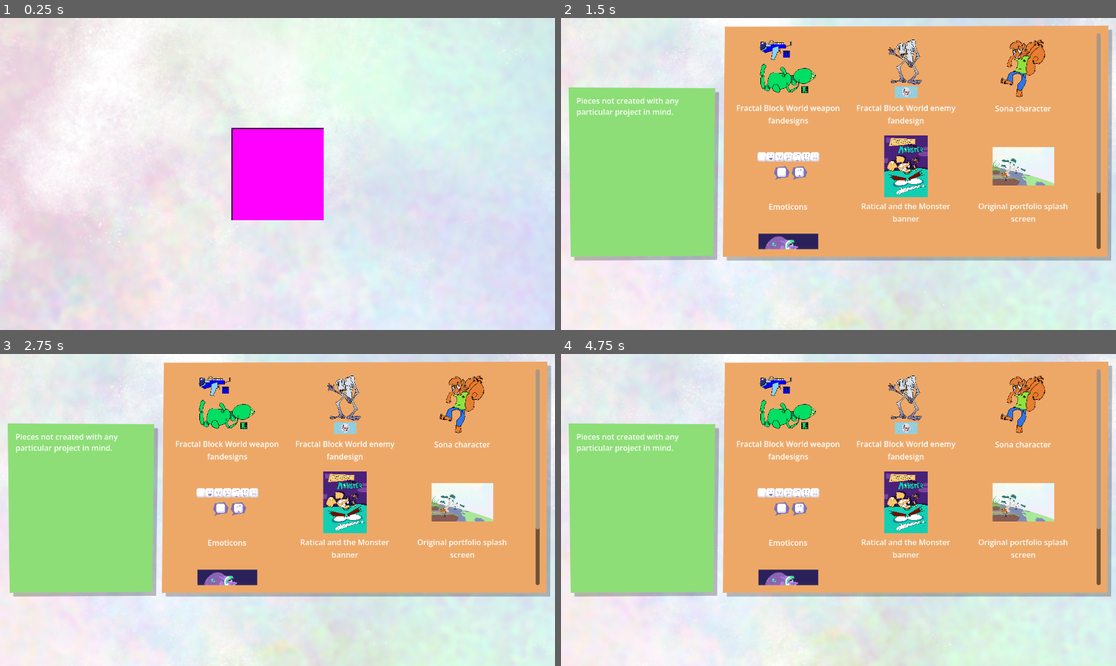
Above: before the commit, frames 1-4 (two rows, left to right).
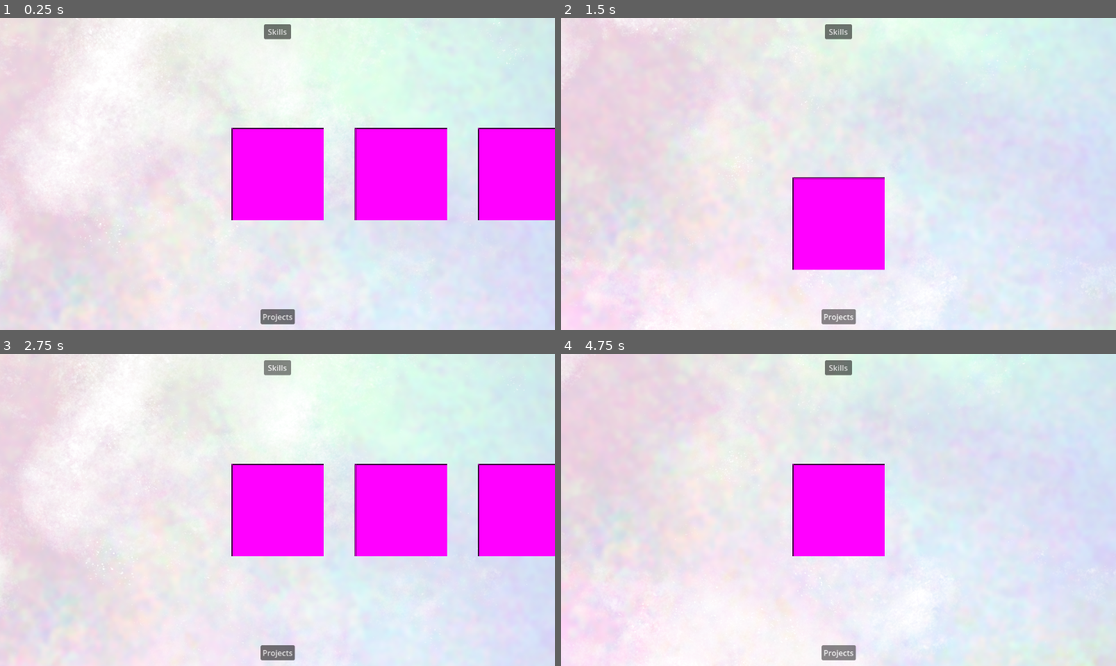
Above: after the commit, the same moments.

Repository: JumboDS64/PortfolioSite
Game: Godot game, scene res://main.tscn
Same seed, same stepped clock (60 frames per second), same inputs: the game is played once before the commit and once after it.
Inputs (mouse positions are in pixels of both pictures, inside the frame that each line leads up to):
- Up to frame 1 (0.25 s): no input
- Up to frame 2 (1.5 s): click (838, 30) at 0.5 s, where only the run after the commit has a clickable "Skills"; click (838, 317) at 1.25 s, where only the run after the commit has a clickable "Projects"
- Up to frame 3 (2.75 s): click (277, 366) at 2 s, where only the run after the commit has a clickable "Skills"
- Up to frame 4 (4.75 s): click (838, 653) at 2.75 s, where only the run after the commit has a clickable "Projects"; click (838, 366) at 3.5 s, where only the run after the commit has a clickable "Skills"; click (838, 653) at 4.25 s, where only the run after the commit has a clickable "Projects"

The runs differ from the first frame. In frame 1, 9.6% of the frame differs, in the area x 46-100%, y 2-99%; in frame 2, 74%, in the area x 0-100%, y 0-100%; in frame 3, 73%; in frame 4, 74%.

Commit message:
main menu

Diff:
--- /dev/null
+++ b/assets/themes/null_back.svg
@@ -0,0 +1,81 @@
+<?xml version="1.0" encoding="UTF-8" standalone="no"?>
+<!-- Created with Inkscape (http://www.inkscape.org/) -->
+
+<svg
+   width="336"
+   height="112"
+   viewBox="0 0 88.899993 29.633333"
+   version="1.1"
+   id="svg5"
+   inkscape:version="1.2.1 (9c6d41e410, 2022-07-14)"
+   sodipodi:docname="null_back.svg"
+   inkscape:export-filename="null_back.png"
+   inkscape:export-xdpi="96"
+   inkscape:export-ydpi="96"
+   xmlns:inkscape="http://www.inkscape.org/namespaces/inkscape"
+   xmlns:sodipodi="http://sodipodi.sourceforge.net/DTD/sodipodi-0.dtd"
+   xmlns="http://www.w3.org/2000/svg"
+   xmlns:svg="http://www.w3.org/2000/svg">
+  <sodipodi:namedview
+     id="namedview7"
+     pagecolor="#404040"
+     bordercolor="#000000"
+     borderopacity="0.25"
+     inkscape:showpageshadow="2"
+     inkscape:pageopacity="0"
+     inkscape:pagecheckerboard="true"
+     inkscape:deskcolor="#d1d1d1"
+     inkscape:document-units="px"
+     showgrid="true"
+     inkscape:zoom="2.8284271"
+     inkscape:cx="151.85118"
+     inkscape:cy="67.705474"
+     inkscape:window-width="1808"
+     inkscape:window-height="739"
+     inkscape:window-x="89"
+     inkscape:window-y="571"
+     inkscape:window-maximized="0"
+     inkscape:current-layer="layer1">
+    <inkscape:grid
+       type="xygrid"
+       id="grid1412"
+       empspacing="16"
+       color="#737373"
+       opacity="0.14901961"
+       empcolor="#737373"
+       empopacity="0.30196078"
+       originx="1.0058594e-06"
+       originy="-1.75293e-06" />
+  </sodipodi:namedview>
+  <defs
+     id="defs2" />
+  <g
+     inkscape:label="Layer 1"
+     inkscape:groupmode="layer"
+     id="layer1">
+    <path
+       style="font-variation-settings:normal;opacity:1;vector-effect:none;fill:#eda868;fill-opacity:1;stroke-width:0.499999;stroke-linecap:butt;stroke-linejoin:miter;stroke-miterlimit:4;stroke-dasharray:none;stroke-dashoffset:0;stroke-opacity:1;-inkscape-stroke:none;stop-color:#000000;stop-opacity:1"
+       d="M 3.5595034,4.5606137 3.893207,25.583931 25.583931,25.8064 26.140104,3.5595034 Z"
+       id="path47828" />
+    <path
+       style="font-variation-settings:normal;opacity:1;vector-effect:none;fill:#ffffff;fill-opacity:1;stroke-width:0.499999;stroke-linecap:butt;stroke-linejoin:miter;stroke-miterlimit:4;stroke-dasharray:none;stroke-dashoffset:0;stroke-opacity:1;-inkscape-stroke:none;stop-color:#000000;stop-opacity:1"
+       d="M 14.849804,6.5072172 4.9499346,15.12789 14.961038,23.248007 13.904311,17.7419 l 9.343696,0.889876 0.389321,-7.897648 -9.899869,2.113455 z"
+       id="path47958" />
+    <path
+       style="font-variation-settings:normal;vector-effect:none;fill:#ffffff;fill-opacity:1;stroke-width:0.499999;stroke-linecap:butt;stroke-linejoin:miter;stroke-miterlimit:4;stroke-dasharray:none;stroke-dashoffset:0;stroke-opacity:1;-inkscape-stroke:none;stop-color:#000000"
+       d="M 33.192828,4.5606137 33.526532,25.583931 55.217255,25.8064 55.773428,3.5595034 Z"
+       id="path47828-8" />
+    <path
+       style="font-variation-settings:normal;opacity:1;vector-effect:none;fill:#eda868;fill-opacity:1;stroke-width:0.499999;stroke-linecap:butt;stroke-linejoin:miter;stroke-miterlimit:4;stroke-dasharray:none;stroke-dashoffset:0;stroke-opacity:1;-inkscape-stroke:none;stop-color:#000000;stop-opacity:1"
+       d="m 44.483128,6.5072172 -9.899869,8.6206728 10.011103,8.120117 -1.056727,-5.506107 9.343696,0.889876 0.389321,-7.897648 -9.899869,2.113455 z"
+       id="path47958-9" />
+    <path
+       style="font-variation-settings:normal;vector-effect:none;fill:#ffffff;fill-opacity:1;stroke-width:0.499999;stroke-linecap:butt;stroke-linejoin:miter;stroke-miterlimit:4;stroke-dasharray:none;stroke-dashoffset:0;stroke-opacity:1;-inkscape-stroke:none;stop-color:#000000"
+       d="M 63.884486,5.6189469 64.21819,26.642265 85.908913,26.864734 86.465086,4.6178366 Z"
+       id="path47828-8-8" />
+    <path
+       style="font-variation-settings:normal;vector-effect:none;fill:#eda868;fill-opacity:1;stroke-width:0.499999;stroke-linecap:butt;stroke-linejoin:miter;stroke-miterlimit:4;stroke-dasharray:none;stroke-dashoffset:0;stroke-opacity:1;-inkscape-stroke:none;stop-color:#000000"
+       d="m 75.174786,7.5655504 -9.899869,8.6206736 10.011103,8.120117 -1.056727,-5.506107 9.343696,0.889876 0.389321,-7.897648 -9.899869,2.113455 z"
+       id="path47958-9-1" />
+  </g>
+</svg>
--- /dev/null
+++ b/assets/themes/null_ui.svg
@@ -0,0 +1,108 @@
+<?xml version="1.0" encoding="UTF-8" standalone="no"?>
+<!-- Created with Inkscape (http://www.inkscape.org/) -->
+
+<svg
+   width="1152"
+   height="512"
+   viewBox="0 0 304.79998 135.46667"
+   version="1.1"
+   id="svg5"
+   inkscape:version="1.2.1 (9c6d41e410, 2022-07-14)"
+   sodipodi:docname="null_ui.svg"
+   inkscape:export-filename="null_ui.png"
+   inkscape:export-xdpi="96"
+   inkscape:export-ydpi="96"
+   xmlns:inkscape="http://www.inkscape.org/namespaces/inkscape"
+   xmlns:sodipodi="http://sodipodi.sourceforge.net/DTD/sodipodi-0.dtd"
+   xmlns:xlink="http://www.w3.org/1999/xlink"
+   xmlns="http://www.w3.org/2000/svg"
+   xmlns:svg="http://www.w3.org/2000/svg">
+  <sodipodi:namedview
+     id="namedview7"
+     pagecolor="#404040"
+     bordercolor="#000000"
+     borderopacity="0.25"
+     inkscape:showpageshadow="2"
+     inkscape:pageopacity="0"
+     inkscape:pagecheckerboard="true"
+     inkscape:deskcolor="#d1d1d1"
+     inkscape:document-units="px"
+     showgrid="true"
+     inkscape:zoom="1"
+     inkscape:cx="343.5"
+     inkscape:cy="260"
+     inkscape:window-width="1884"
+     inkscape:window-height="930"
+     inkscape:window-x="413"
+     inkscape:window-y="352"
+     inkscape:window-maximized="0"
+     inkscape:current-layer="g49263">
+    <inkscape:grid
+       type="xygrid"
+       id="grid1412"
+       empspacing="16"
+       color="#737373"
+       opacity="0.14901961"
+       empcolor="#737373"
+       empopacity="0.30196078"
+       originx="0"
+       originy="0" />
+  </sodipodi:namedview>
+  <defs
+     id="defs2">
+    <clipPath
+       clipPathUnits="userSpaceOnUse"
+       id="clipPath49265">
+      <use
+         x="0"
+         y="0"
+         xlink:href="#g49261"
+         id="use49267" />
+    </clipPath>
+  </defs>
+  <g
+     inkscape:label="Layer 1"
+     inkscape:groupmode="layer"
+     id="layer1">
+    <path
+       id="rect55051-3"
+       style="fill:#000000;stroke-width:0.499999;stop-color:#000000;fill-opacity:0.25"
+       d="M 92.07498,6.8791666 302.68333,6.3499999 302.15416,133.35001 H 91.016647 Z"
+       sodipodi:nodetypes="ccccc" />
+    <path
+       id="rect55051"
+       style="opacity:1;fill:#eda868;stroke-width:0.499999;stop-color:#000000;stop-opacity:1"
+       d="M 89.958312,4.7624998 300.56665,4.2333331 300.03748,131.23333 H 88.899979 Z"
+       sodipodi:nodetypes="ccccc" />
+    <g
+       id="g49236"
+       style="opacity:0.25">
+      <path
+         id="rect56585-2"
+         style="fill:#000000;stroke-width:0.499999;stop-color:#000000;font-variation-settings:normal;opacity:1;vector-effect:none;fill-opacity:1;stroke-linecap:butt;stroke-linejoin:miter;stroke-miterlimit:4;stroke-dasharray:none;stroke-dashoffset:0;stroke-opacity:1;-inkscape-stroke:none;stop-opacity:1"
+         d="M 6.3499999,40.216666 86.783335,40.745833 85.725002,132.82084 7.4083332,133.35001 Z"
+         sodipodi:nodetypes="ccccc" />
+      <path
+         style="font-variation-settings:normal;vector-effect:none;fill:#000000;fill-opacity:1;stroke-width:0.499999;stroke-linecap:butt;stroke-linejoin:miter;stroke-miterlimit:4;stroke-dasharray:none;stroke-dashoffset:0;stroke-opacity:1;-inkscape-stroke:none;stop-color:#000000"
+         d="m 5.6761698,112.51057 0.3337036,21.02332 21.6907256,0.22247 0.556173,-22.2469 z"
+         id="path47828-4" />
+    </g>
+    <g
+       id="g49263"
+       clip-path="url(#clipPath49265)">
+      <g
+         inkscape:label="Clip"
+         id="g49261">
+        <path
+           id="rect56585"
+           style="opacity:1;fill:#8dde77;stroke-width:0.920139;stop-color:#000000;stop-opacity:1"
+           d="M 4.2333331,38.099998 84.666667,38.629165 83.608334,130.70416 5.2916664,131.23333 Z"
+           sodipodi:nodetypes="ccccc" />
+      </g>
+      <path
+         style="font-variation-settings:normal;vector-effect:none;fill:#000000;fill-opacity:0.25;stroke-width:0.499999;stroke-linecap:butt;stroke-linejoin:miter;stroke-miterlimit:4;stroke-dasharray:none;stroke-dashoffset:0;stroke-opacity:1;-inkscape-stroke:none;stop-color:#000000"
+         d="m 4.6178364,111.45223 0.3337036,21.02332 21.690725,0.22247 0.556173,-22.2469 z"
+         id="path47828-4-8" />
+    </g>
+  </g>
+</svg>
--- a/assets/themes/universe_null.svg
+++ /dev/null
@@ -1,74 +0,0 @@
-<?xml version="1.0" encoding="UTF-8" standalone="no"?>
-<!-- Created with Inkscape (http://www.inkscape.org/) -->
-
-<svg
-   width="1152"
-   height="512"
-   viewBox="0 0 304.79998 135.46667"
-   version="1.1"
-   id="svg5"
-   inkscape:version="1.2.1 (9c6d41e410, 2022-07-14)"
-   sodipodi:docname="universe_base.svg"
-   xmlns:inkscape="http://www.inkscape.org/namespaces/inkscape"
-   xmlns:sodipodi="http://sodipodi.sourceforge.net/DTD/sodipodi-0.dtd"
-   xmlns="http://www.w3.org/2000/svg"
-   xmlns:svg="http://www.w3.org/2000/svg">
-  <sodipodi:namedview
-     id="namedview7"
-     pagecolor="#404040"
-     bordercolor="#000000"
-     borderopacity="0.25"
-     inkscape:showpageshadow="2"
-     inkscape:pageopacity="0"
-     inkscape:pagecheckerboard="true"
-     inkscape:deskcolor="#d1d1d1"
-     inkscape:document-units="px"
-     showgrid="false"
-     inkscape:zoom="0.70710678"
-     inkscape:cx="485.78236"
-     inkscape:cy="272.94322"
-     inkscape:window-width="1884"
-     inkscape:window-height="930"
-     inkscape:window-x="413"
-     inkscape:window-y="352"
-     inkscape:window-maximized="0"
-     inkscape:current-layer="layer1">
-    <inkscape:grid
-       type="xygrid"
-       id="grid1412"
-       empspacing="16"
-       color="#737373"
-       opacity="0.14901961"
-       empcolor="#737373"
-       empopacity="0.30196078"
-       originx="0"
-       originy="0" />
-  </sodipodi:namedview>
-  <defs
-     id="defs2" />
-  <g
-     inkscape:label="Layer 1"
-     inkscape:groupmode="layer"
-     id="layer1">
-    <path
-       id="rect55051-3"
-       style="fill:#000000;stroke-width:0.499999;stop-color:#000000;fill-opacity:0.25"
-       d="M 92.07498,6.8791666 302.68333,6.3499999 302.15416,133.35001 H 91.016647 Z"
-       sodipodi:nodetypes="ccccc" />
-    <path
-       id="rect55051"
-       style="opacity:1;fill:#eda868;stroke-width:0.499999;stop-color:#000000;stop-opacity:1"
-       d="M 89.958312,4.7624998 300.56665,4.2333331 300.03748,131.23333 H 88.899979 Z"
-       sodipodi:nodetypes="ccccc" />
-    <path
-       id="rect56585-2"
-       style="fill:#000000;stroke-width:0.499999;stop-color:#000000;font-variation-settings:normal;opacity:1;vector-effect:none;fill-opacity:0.25;stroke-linecap:butt;stroke-linejoin:miter;stroke-miterlimit:4;stroke-dasharray:none;stroke-dashoffset:0;stroke-opacity:1;-inkscape-stroke:none;stop-opacity:1"
-       d="M 6.3499999,40.216666 86.783335,40.745833 85.725002,132.82084 7.4083332,133.35001 Z"
-       sodipodi:nodetypes="ccccc" />
-    <path
-       id="rect56585"
-       style="opacity:1;fill:#8dde77;stroke-width:0.920139;stop-color:#000000;stop-opacity:1"
-       d="M 4.2333331,38.099998 84.666667,38.629165 83.608334,130.70416 5.2916664,131.23333 Z"
-       sodipodi:nodetypes="ccccc" />
-  </g>
-</svg>
--- a/main.gd
+++ b/main.gd
@@ -7,7 +7,7 @@
 	Global.load_data()
 	#print(Global.piecesSorted_project)
 	#print(Global.piecesSorted_skill)
-	set_mode("selectProject")
+	set_mode("mainmenu")
 
 func set_mode(path):
 	remove_child(mode)
--- a/main.tscn
+++ b/main.tscn
@@ -1,10 +1,10 @@
-[gd_scene load_steps=3 format=3 uid="uid://dnny3lh3uglue"]
+[gd_scene format=3 uid="uid://dnny3lh3uglue"]
 
 [ext_resource type="Script" uid="uid://bv8qicp3v3iv7" path="res://main.gd" id="1_ig7tw"]
 [ext_resource type="Script" uid="uid://c1pm4fhweffgs" path="res://scenes/modes/mode.gd" id="2_0xm2m"]
 
-[node name="main" type="Node"]
+[node name="main" type="Node" unique_id=1319787433]
 script = ExtResource("1_ig7tw")
 
-[node name="mode_none" type="Node" parent="."]
+[node name="mode_none" type="Node" parent="." unique_id=421412656]
 script = ExtResource("2_0xm2m")
--- a/project.godot
+++ b/project.godot
@@ -8,11 +8,15 @@
 
 config_version=5
 
+[animation]
+
+compatibility/default_parent_skeleton_in_mesh_instance_3d=true
+
 [application]
 
 config/name="PortfolioSite"
 run/main_scene="uid://dnny3lh3uglue"
-config/features=PackedStringArray("4.4", "Forward Plus")
+config/features=PackedStringArray("4.6", "Forward Plus")
 config/icon="res://icon.svg"
 
 [autoload]
--- /dev/null
+++ b/scenes/modes/mode_mainmenu.gd
@@ -0,0 +1,31 @@
+extends Mode
+
+var tween
+var camera_2d
+var selbar_skills
+var selbar_projects
+var selbarSelected
+const TWEENTIME = 0.5
+
+func _ready():
+	camera_2d = $camera_2d
+	selbar_skills = $selbar_skills
+	selbar_projects = $selbar_projects
+
+func _process(delta):
+	pass
+
+func pressSkills():
+	if(selbarSelected == selbar_skills): return
+	else: tweenToSelbar(selbar_skills)
+
+func pressProjects():
+	if(selbarSelected == selbar_projects): return
+	else: tweenToSelbar(selbar_projects)
+
+func tweenToSelbar(bar):
+	selbarSelected = bar
+	tween = get_tree().create_tween()
+	tween.set_trans(Tween.TransitionType.TRANS_QUART)
+	tween.set_ease(Tween.EaseType.EASE_OUT)
+	tween.tween_property(camera_2d, "global_position", selbarSelected.global_position, TWEENTIME)
--- /dev/null
+++ b/scenes/modes/mode_mainmenu.tscn
@@ -0,0 +1,69 @@
+[gd_scene format=3 uid="uid://ce8gwym5rlmy8"]
+
+[ext_resource type="Script" uid="uid://61uakgsmmwx0" path="res://scenes/modes/mode_mainmenu.gd" id="1_x4u1v"]
+[ext_resource type="PackedScene" uid="uid://df0xomm3hogj5" path="res://scenes/gfx/darkworld.tscn" id="2_aiyik"]
+[ext_resource type="Script" uid="uid://ccmefr0i6tmtw" path="res://scenes/modes/selbar.gd" id="3_shc7w"]
+[ext_resource type="PackedScene" uid="uid://bh8kv4aela35l" path="res://scenes/entities_multiverse/universe.tscn" id="4_2qnw0"]
+
+[node name="mode_mainmenu" type="Node" unique_id=1110705265]
+script = ExtResource("1_x4u1v")
+
+[node name="camera_2d" type="Camera2D" parent="." unique_id=925793332]
+z_index = 4096
+position = Vector2(576, 324)
+
+[node name="darkworld" parent="camera_2d" unique_id=1830379688 instance=ExtResource("2_aiyik")]
+z_as_relative = false
+position = Vector2(-576, -324)
+
+[node name="button_skills" type="Button" parent="camera_2d" unique_id=73695524]
+anchors_preset = 15
+anchor_right = 1.0
+anchor_bottom = 1.0
+offset_left = -28.0
+offset_top = -311.5
+offset_right = 28.0
+offset_bottom = -280.5
+grow_horizontal = 2
+grow_vertical = 2
+size_flags_vertical = 0
+text = "Skills
+"
+
+[node name="button_projects" type="Button" parent="camera_2d" unique_id=153298330]
+anchors_preset = 15
+anchor_right = 1.0
+anchor_bottom = 1.0
+offset_left = -28.0
+offset_top = 280.5
+offset_right = 28.0
+offset_bottom = 311.5
+grow_horizontal = 2
+grow_vertical = 2
+size_flags_vertical = 0
+text = "Projects"
+
+[node name="selbar_skills" type="Node2D" parent="." unique_id=1598485709]
+position = Vector2(576, 324)
+script = ExtResource("3_shc7w")
+
+[node name="universe" parent="selbar_skills" unique_id=1338072341 instance=ExtResource("4_2qnw0")]
+category = "null"
+
+[node name="universe2" parent="selbar_skills" unique_id=1027847354 instance=ExtResource("4_2qnw0")]
+position = Vector2(256, 0)
+category = "null"
+
+[node name="universe3" parent="selbar_skills" unique_id=111385462 instance=ExtResource("4_2qnw0")]
+position = Vector2(512, 0)
+category = "null"
+
+[node name="selbar_projects" type="Node2D" parent="." unique_id=608989004]
+position = Vector2(576, 964)
+script = ExtResource("3_shc7w")
+
+[node name="universe" parent="selbar_projects" unique_id=1129693761 instance=ExtResource("4_2qnw0")]
+category = "null"
+
+[connection signal="pressed" from="camera_2d/button_skills" to="." method="pressSkills"]
+[connection signal="pressed" from="camera_2d/button_projects" to="." method="pressProjects"]
--- a/scenes/modes/mode_selectProject.gd
+++ /dev/null
@@ -1,7 +0,0 @@
-extends Mode
-
-func _ready():
-	pass
-
-func _process(delta):
-	pass
--- a/scenes/modes/mode_selectProject.tscn
+++ /dev/null
@@ -1,83 +0,0 @@
-[gd_scene load_steps=9 format=3 uid="uid://ce8gwym5rlmy8"]
-
-[ext_resource type="Script" uid="uid://61uakgsmmwx0" path="res://scenes/modes/mode_selectProject.gd" id="1_bow8e"]
-[ext_resource type="PackedScene" uid="uid://df0xomm3hogj5" path="res://scenes/gfx/darkworld.tscn" id="2_e6j50"]
-[ext_resource type="Script" uid="uid://bkx7ndiwnuljv" path="res://scenes/modes/cameraScroll.gd" id="3_1qo12"]
-[ext_resource type="PackedScene" uid="uid://bh8kv4aela35l" path="res://scenes/entities_multiverse/universe.tscn" id="3_v0ywi"]
-
-[sub_resource type="WorldBoundaryShape2D" id="WorldBoundaryShape2D_v0ywi"]
-normal = Vector2(1, 0)
-
-[sub_resource type="WorldBoundaryShape2D" id="WorldBoundaryShape2D_1qo12"]
-normal = Vector2(-1, 0)
-
-[sub_resource type="WorldBoundaryShape2D" id="WorldBoundaryShape2D_w2oxa"]
-normal = Vector2(0, 1)
-
-[sub_resource type="WorldBoundaryShape2D" id="WorldBoundaryShape2D_hksgq"]
-
-[node name="mode_selectProject" type="Node"]
-script = ExtResource("1_bow8e")
-
-[node name="camera_2d" type="Camera2D" parent="."]
-position = Vector2(576, 324)
-
-[node name="darkworld" parent="camera_2d" instance=ExtResource("2_e6j50")]
-position = Vector2(-576, -324)
-
-[node name="scroll_left" type="StaticBody2D" parent="camera_2d" node_paths=PackedStringArray("camera")]
-position = Vector2(-480, 0)
-collision_layer = 16
-collision_mask = 0
-script = ExtResource("3_1qo12")
-vec = Vector2(-1, 0)
-camera = NodePath("..")
-
-[node name="collision_shape_2d" type="CollisionShape2D" parent="camera_2d/scroll_left"]
-shape = SubResource("WorldBoundaryShape2D_v0ywi")
-
-[node name="scroll_right" type="StaticBody2D" parent="camera_2d" node_paths=PackedStringArray("camera")]
-position = Vector2(480, 0)
-collision_layer = 16
-collision_mask = 0
-script = ExtResource("3_1qo12")
-vec = Vector2(1, 0)
-camera = NodePath("..")
-
-[node name="collision_shape_2d" type="CollisionShape2D" parent="camera_2d/scroll_right"]
-shape = SubResource("WorldBoundaryShape2D_1qo12")
-
-[node name="scroll_up" type="StaticBody2D" parent="camera_2d" node_paths=PackedStringArray("camera")]
-position = Vector2(0, -228)
-collision_layer = 16
-collision_mask = 0
-script = ExtResource("3_1qo12")
-vec = Vector2(0, -1)
-camera = NodePath("..")
-
-[node name="collision_shape_2d" type="CollisionShape2D" parent="camera_2d/scroll_up"]
-shape = SubResource("WorldBoundaryShape2D_w2oxa")
-
-[node name="scroll_down" type="StaticBody2D" parent="camera_2d" node_paths=PackedStringArray("camera")]
-position = Vector2(0, 228)
-collision_layer = 16
-collision_mask = 0
-script = ExtResource("3_1qo12")
-vec = Vector2(0, 1)
-camera = NodePath("..")
-
-[node name="collision_shape_2d" type="CollisionShape2D" parent="camera_2d/scroll_down"]
-shape = SubResource("WorldBoundaryShape2D_hksgq")
-
-[node name="universe" parent="." instance=ExtResource("3_v0ywi")]
-position = Vector2(576, 324)
-category = "null"
-
-[connection signal="mouse_entered" from="camera_2d/scroll_left" to="camera_2d/scroll_left" method="_on_mouse_entered"]
-[connection signal="mouse_exited" from="camera_2d/scroll_left" to="camera_2d/scroll_left" method="_on_mouse_exited"]
-[connection signal="mouse_entered" from="camera_2d/scroll_right" to="camera_2d/scroll_right" method="_on_mouse_entered"]
-[connection signal="mouse_exited" from="camera_2d/scroll_right" to="camera_2d/scroll_right" method="_on_mouse_exited"]
-[connection signal="mouse_entered" from="camera_2d/scroll_up" to="camera_2d/scroll_up" method="_on_mouse_entered"]
-[connection signal="mouse_exited" from="camera_2d/scroll_up" to="camera_2d/scroll_up" method="_on_mouse_exited"]
-[connection signal="mouse_entered" from="camera_2d/scroll_down" to="camera_2d/scroll_down" method="_on_mouse_entered"]
-[connection signal="mouse_exited" from="camera_2d/scroll_down" to="camera_2d/scroll_down" method="_on_mouse_exited"]
--- /dev/null
+++ b/scenes/modes/selbar.gd
@@ -0,0 +1,17 @@
+@tool
+extends Node2D
+
+var selectPos
+
+func _ready():
+	selectPos = 0
+	draw()
+
+func _process(delta):
+	draw()
+
+func draw():
+	for i in len(get_children()):
+		var n = get_child(i)
+		n.position.x = (i - selectPos)*256
+		n.position.y = 0
--- a/scenes/widgets/category_menu.gd
+++ b/scenes/widgets/category_menu.gd
@@ -16,7 +16,7 @@
 	desc = $desc
 	imageViewCont = $imageViewCont
 	imageAnchor = $imageViewCont/imageView/imageAnchor
-	$back.texture = load("res://assets/themes/universe_"+tag+".png")
+	$frame.texture = load("res://assets/themes/"+tag+"_ui.png")
 	var list_pie = getData_pieces()
 	var list_cat = getData_category()
 	var counter = 0
@@ -48,3 +48,9 @@
 func unfocusPiece():
 	focusedPiece.tween_unfocus()
 	focusedPiece = null
+
+func _on_button_back_pressed() -> void:
+	if(focusedPiece != null):
+		unfocusPiece()
+	else:
+		Global.MAIN.set_mode("mainmenu")
--- a/scenes/widgets/category_menu.tscn
+++ b/scenes/widgets/category_menu.tscn
@@ -1,10 +1,23 @@
-[gd_scene load_steps=4 format=3 uid="uid://d0bvukphyye4y"]
+[gd_scene format=3 uid="uid://d0bvukphyye4y"]
 
 [ext_resource type="Script" uid="uid://b7xyfmbiytdwf" path="res://scenes/widgets/category_menu.gd" id="1_camx2"]
 [ext_resource type="Theme" uid="uid://n5ipliavk46y" path="res://assets/themes/theme_base.tres" id="2_tai5y"]
-[ext_resource type="Texture2D" uid="uid://bwttxk4k7px5k" path="res://assets/themes/universe_null.png" id="3_ck6t1"]
+[ext_resource type="Texture2D" uid="uid://drba8berdvhsl" path="res://assets/themes/null_ui.png" id="3_hjhfu"]
+[ext_resource type="Texture2D" uid="uid://db2x4h50eusdo" path="res://assets/themes/null_back.png" id="4_hjhfu"]
 
-[node name="category_menu" type="Control"]
+[sub_resource type="AtlasTexture" id="AtlasTexture_nwf11"]
+atlas = ExtResource("4_hjhfu")
+region = Rect2(0, 0, 112, 112)
+
+[sub_resource type="AtlasTexture" id="AtlasTexture_hx0jx"]
+atlas = ExtResource("4_hjhfu")
+region = Rect2(224, 0, 112, 112)
+
+[sub_resource type="AtlasTexture" id="AtlasTexture_hgptu"]
+atlas = ExtResource("4_hjhfu")
+region = Rect2(112, 0, 112, 112)
+
+[node name="category_menu" type="Control" unique_id=514674876]
 layout_mode = 3
 anchor_right = 1.0
 anchor_bottom = 0.79
@@ -14,31 +27,31 @@
 theme = ExtResource("2_tai5y")
 script = ExtResource("1_camx2")
 
-[node name="back" type="TextureRect" parent="."]
+[node name="frame" type="TextureRect" parent="." unique_id=1855446673]
 layout_mode = 0
 offset_right = 40.0
 offset_bottom = 40.0
-texture = ExtResource("3_ck6t1")
+texture = ExtResource("3_hjhfu")
 
-[node name="piecesCont" type="ScrollContainer" parent="."]
+[node name="piecesCont" type="ScrollContainer" parent="." unique_id=1348367193]
 layout_mode = 0
 offset_left = 352.0
 offset_top = 32.0
 offset_right = 1120.0
 offset_bottom = 480.0
 
-[node name="control" type="GridContainer" parent="piecesCont"]
+[node name="control" type="GridContainer" parent="piecesCont" unique_id=1420713356]
 layout_mode = 2
 columns = 3
 
-[node name="desc" type="RichTextLabel" parent="."]
+[node name="desc" type="RichTextLabel" parent="." unique_id=915142576]
 layout_mode = 0
 offset_left = 32.0
 offset_top = 160.0
 offset_right = 304.0
-offset_bottom = 480.0
+offset_bottom = 392.0
 
-[node name="imageViewCont" type="ScrollContainer" parent="."]
+[node name="imageViewCont" type="ScrollContainer" parent="." unique_id=2015997397]
 visible = false
 layout_mode = 0
 offset_left = 352.0
@@ -46,13 +59,23 @@
 offset_right = 1120.0
 offset_bottom = 480.0
 
-[node name="imageView" type="Control" parent="imageViewCont"]
+[node name="imageView" type="Control" parent="imageViewCont" unique_id=1294570223]
 layout_mode = 2
 
-[node name="imageAnchor" type="Control" parent="imageViewCont/imageView"]
-layout_mode = 2
+[node name="imageAnchor" type="Control" parent="imageViewCont/imageView" unique_id=1520151895]
 anchors_preset = 0
 offset_left = 384.0
 offset_top = 224.0
 offset_right = 384.0
 offset_bottom = 224.0
+
+[node name="button_back" type="TextureButton" parent="." unique_id=1014236856]
+layout_mode = 0
+offset_top = 400.0
+offset_right = 112.0
+offset_bottom = 512.0
+texture_normal = SubResource("AtlasTexture_nwf11")
+texture_pressed = SubResource("AtlasTexture_hx0jx")
+texture_hover = SubResource("AtlasTexture_hgptu")
+
+[connection signal="pressed" from="button_back" to="." method="_on_button_back_pressed"]
Binary file added: assets/themes/clickmask_back.bmp
Not shown, added: assets/themes/clickmask_back.bmp.import
Binary file added: assets/themes/null_back.png
Not shown, added: assets/themes/null_back.png.import
Not shown, added: assets/themes/null_back.svg.import
Renamed: assets/themes/universe_null.png.import -> assets/themes/null_ui.import
Binary file added: assets/themes/null_ui.png
Not shown, changed: assets/themes/null_ui.png.import
Not shown, added: assets/themes/null_ui.svg.import
Binary file removed: assets/themes/universe_null.png
Renamed: scenes/modes/mode_selectProject.gd.uid -> scenes/modes/mode_mainmenu.gd.uid
Not shown, added: scenes/modes/selbar.gd.uid
